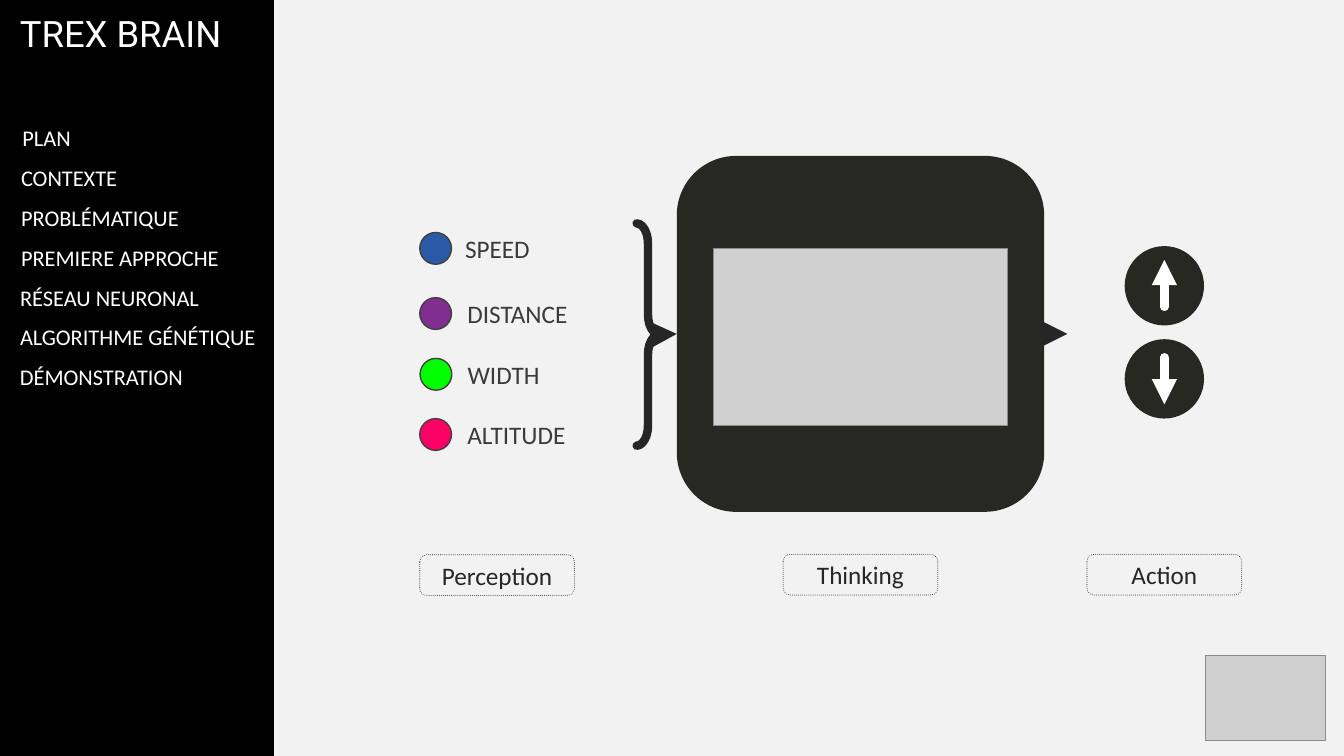
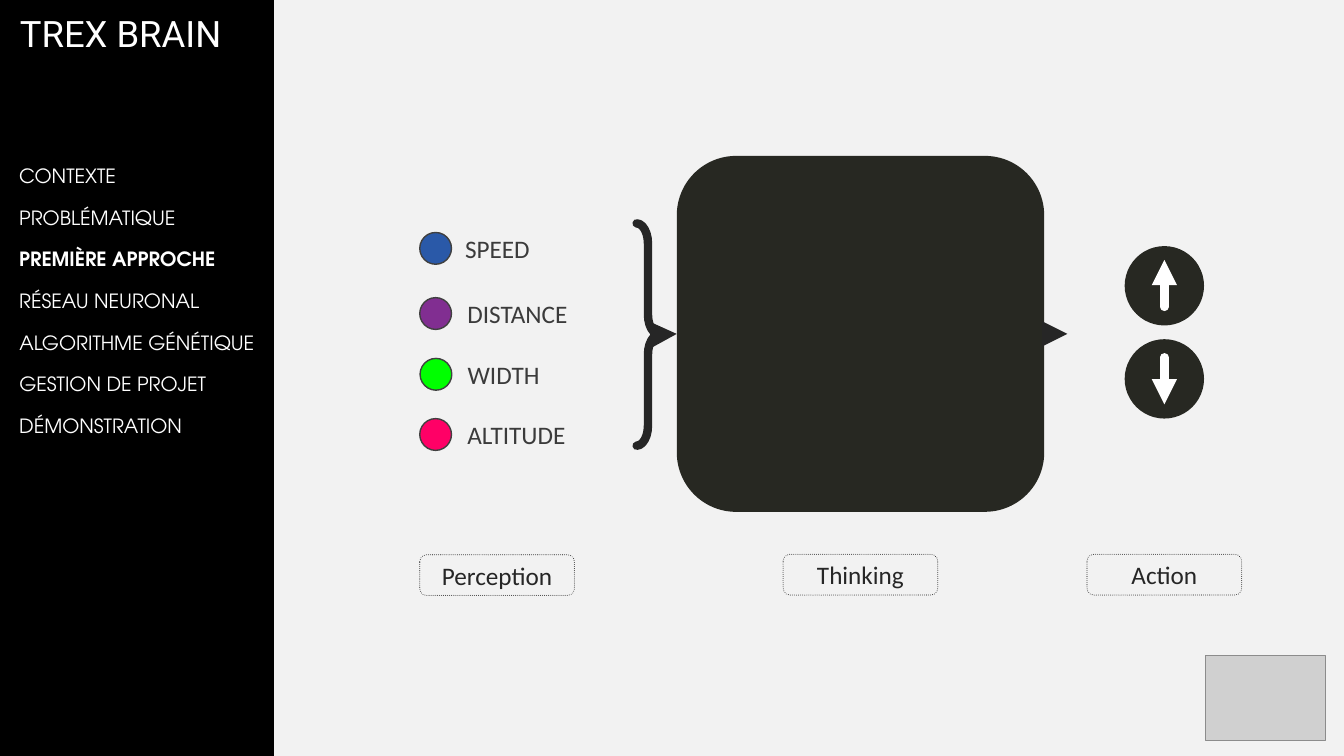
Before and after one commit to corbienassisdev/TRex-Brain, a slide deck: slide 9 of gesp/soutenance/Soutenance_V02.pptx (slide 10 before the commit). Drawn at 1344x756 pixels with LibreOffice and Linux fonts; fonts in the diff are those of the drawing; grey boxes stand for pictures; background and template pictures are left out. Boxes give left, top, right and bottom in pixels: in the first picture for what was removed or moved away, otherwise in the second. Text is boxed around its words. In the diff, an @@ line names an element or a change of style, - is before the commit and + after.

```diff
--- a/gesp/soutenance/Soutenance_V02.pptx
+++ b/gesp/soutenance/Soutenance_V02.pptx
@@ text removed at (22, 131, 70, 146) @@
-PLAN
@@ size 16 to 14 pt, font Calibri to TeX Gyre Adventor in 5 elements at (19, 289, 199, 309), (19, 331, 254, 351), (19, 206, 175, 226), (19, 414, 182, 434), (19, 168, 116, 184) @@
@@ text at (19, 246, 215, 267): text changed; size 16 to 14 pt; font Calibri to TeX Gyre Adventor; bold on @@
-PREMIERE APPROCHE
+PREMIÈRE APPROCHE
@@ picture removed at (714, 249, 1007, 425) @@
@@ text added at (19, 376, 206, 392), 14 pt, text #FFFFFF @@
+GESTION DE PROJET
@@ text "DÉMONSTRATION": place and size @@
-text "DÉMONSTRATION" at (20, 366, 183, 385)
+text "DÉMONSTRATION" at (19, 414, 182, 434)
```
Also in this commit, not shown: 22 other slides changed, 2 slides added, 1 slide removed, 5 other files.
